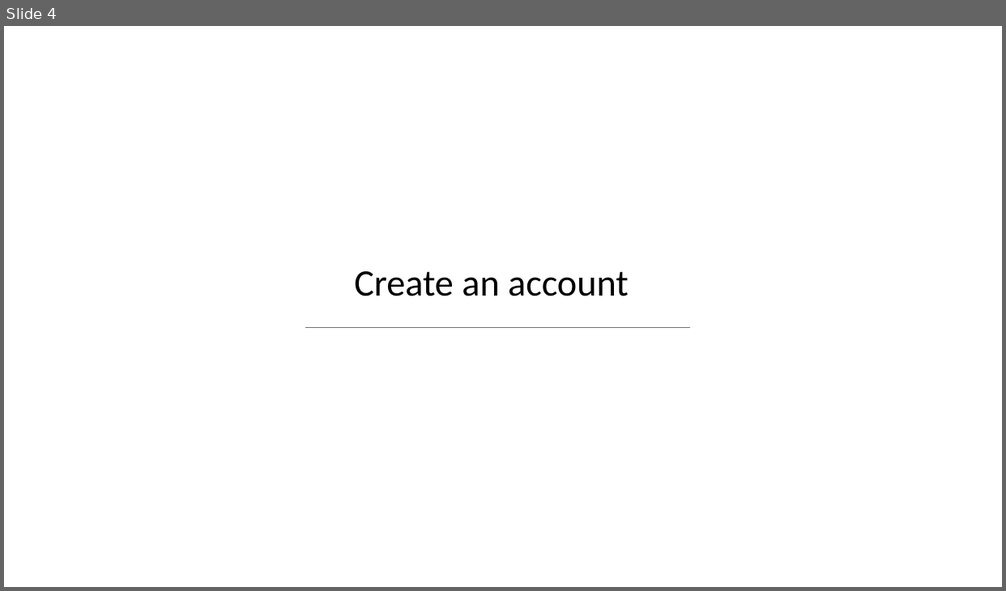
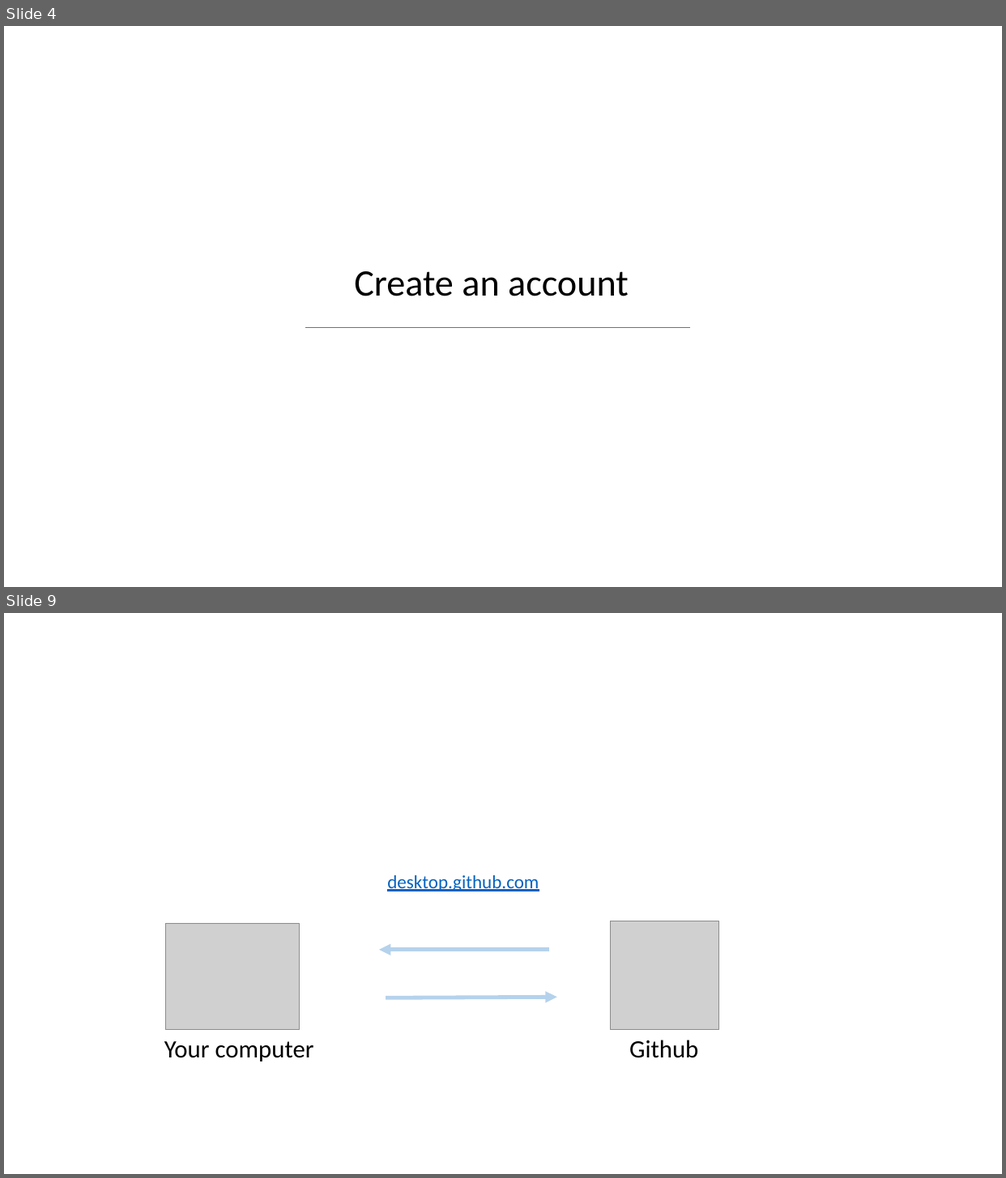
Before and after one commit to holtzy/Teaching, a slide deck: Intro_Github.pptx. Shown one above the other, each under a label of ours: slide 4 before the commit, slides 4 and 9 after it; the slides between them are not shown. The pictures are 1006x591 and 1006x1178 pixels, drawn with LibreOffice and Linux fonts; fonts in the diff are those of the drawing; grey boxes stand for pictures; background and template pictures are left out. Boxes give left, top, right and bottom in pixels: in the first picture for what was removed or moved away, otherwise in the second. Text is boxed around its words. In the diff, an @@ line names an element or a change of style, - is before the commit and + after.

```diff
--- a/Intro_Github.pptx
+++ b/Intro_Github.pptx
@@ slide 9 added at bbox=[4, 613, 1002, 1174], background #FFFFFF @@
@@ text added at bbox=[387, 875, 539, 892], 18 pt, text #0563C1, underline @@
+desktop.github.com
@@ picture added at bbox=[166, 924, 300, 1030] @@
@@ picture added at bbox=[611, 922, 719, 1030] @@
@@ arrow added from (550, 950) to (379, 950), #B5D2EC 3.75 pt @@
@@ arrow added from (386, 998) to (557, 997), #B5D2EC 3.75 pt @@
@@ text added at bbox=[164, 1041, 314, 1062], 24 pt, text #000000 @@
+Your computer
@@ text added at bbox=[629, 1040, 698, 1059], 24 pt, text #000000 @@
+Github
```
Also in this commit, not shown: 1 slide changed, 4 other slides added, 3 slides removed.
